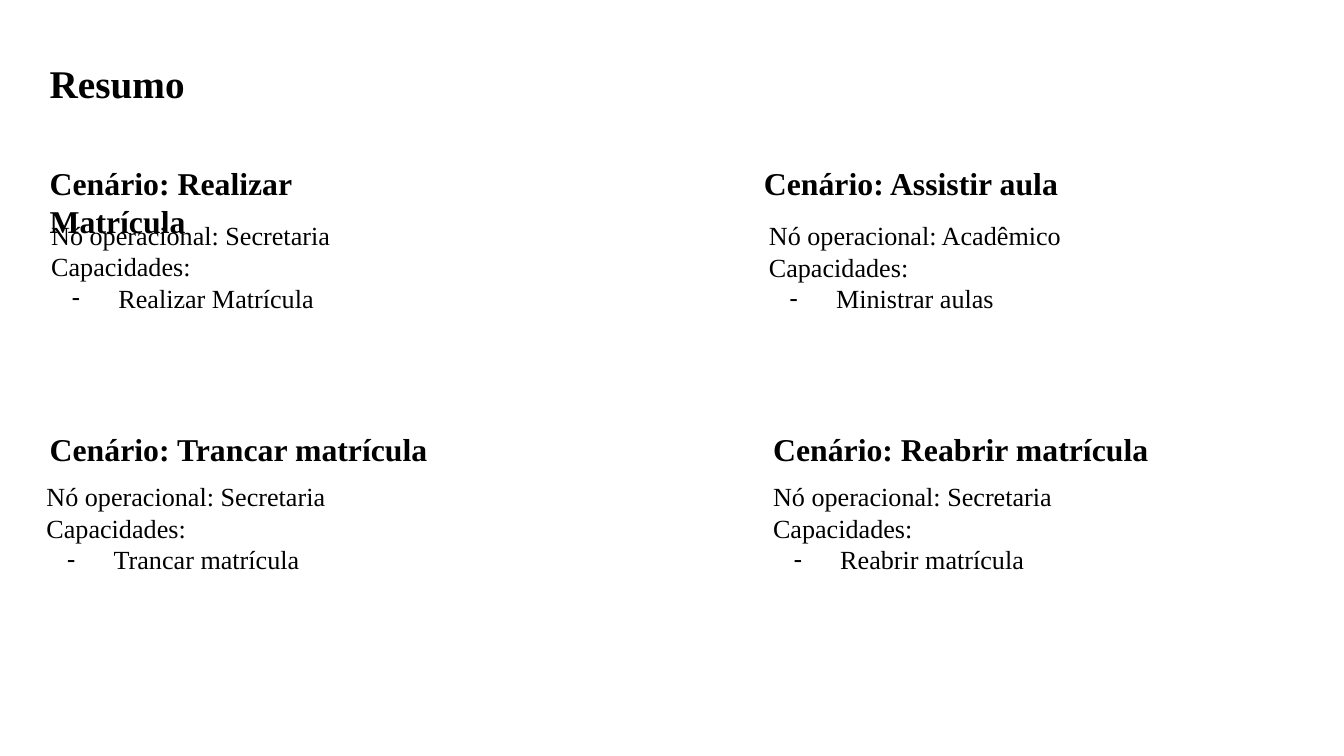
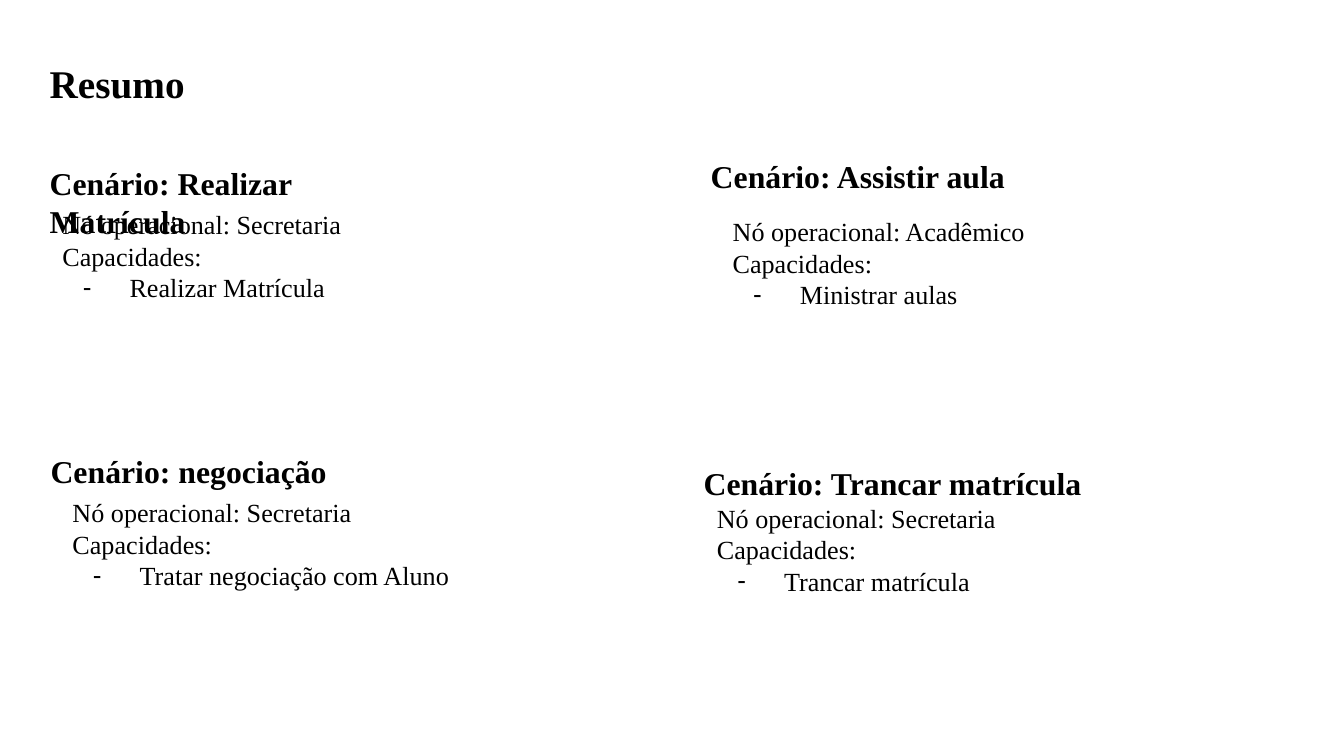
Before and after one commit to troogg/Madara, a slide deck: slide 8 of Artefatos/15. Arquitetura de negócio para cada cenário.pptx (slide 7 before the commit). Drawn at 1344x756 pixels with LibreOffice and Linux fonts; fonts in the diff are those of the drawing. Boxes give left, top, right and bottom in pixels: in the first picture for what was removed or moved away, otherwise in the second. Text is boxed around its words. In the diff, an @@ line names an element or a change of style, - is before the commit and + after.

Commit message:
Inclusão do Cenário de Negociação

```diff
--- a/Artefatos/15. Arquitetura de negócio para cada cenário.pptx
+++ b/Artefatos/15. Arquitetura de negócio para cada cenário.pptx
@@ text "Cenário: Assistir aula" moved from (x1=764, y1=173, x2=1058, y2=196) to (x1=711, y1=166, x2=1005, y2=189) @@
@@ text "Nó operacional: Secretaria" moved from (x1=51, y1=224, x2=329, y2=309) to (x1=62, y1=214, x2=341, y2=298) @@
@@ text "Nó operacional: Acadêmico" moved from (x1=769, y1=226, x2=1061, y2=309) to (x1=733, y1=222, x2=1024, y2=305) @@
@@ text removed at (x1=773, y1=439, x2=1148, y2=462) @@
-Cenário: Reabrir matrícula
@@ text added at (x1=51, y1=461, x2=326, y2=489), 17 pt, text #000000, bold @@
+Cenário: negociação
@@ text "Cenário: Trancar matrícula" moved from (x1=50, y1=439, x2=427, y2=462) to (x1=704, y1=473, x2=1081, y2=496) @@
@@ text added at (x1=72, y1=503, x2=448, y2=591), 14 pt, text #000000 @@
+Nó operacional: Secretaria
+Capacidades:
+– Tratar negociação com Aluno
@@ text "Nó operacional: Secretaria" moved from (x1=46, y1=487, x2=325, y2=570) to (x1=717, y1=509, x2=995, y2=592) @@
@@ text removed at (x1=773, y1=487, x2=1051, y2=570) @@
-Nó operacional: Secretaria
-Capacidades:
-– Reabrir matrícula
```
Also in this commit, not shown: 3 other slides changed, 1 slide added.
